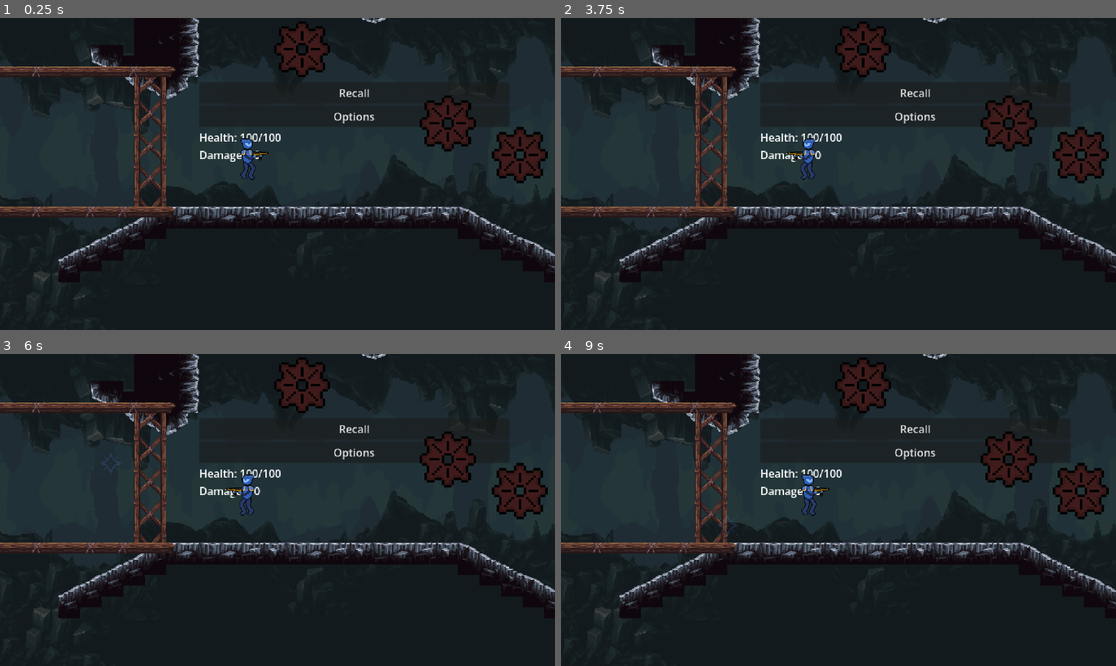
Above: before the commit, frames 1-4 (two rows, left to right).
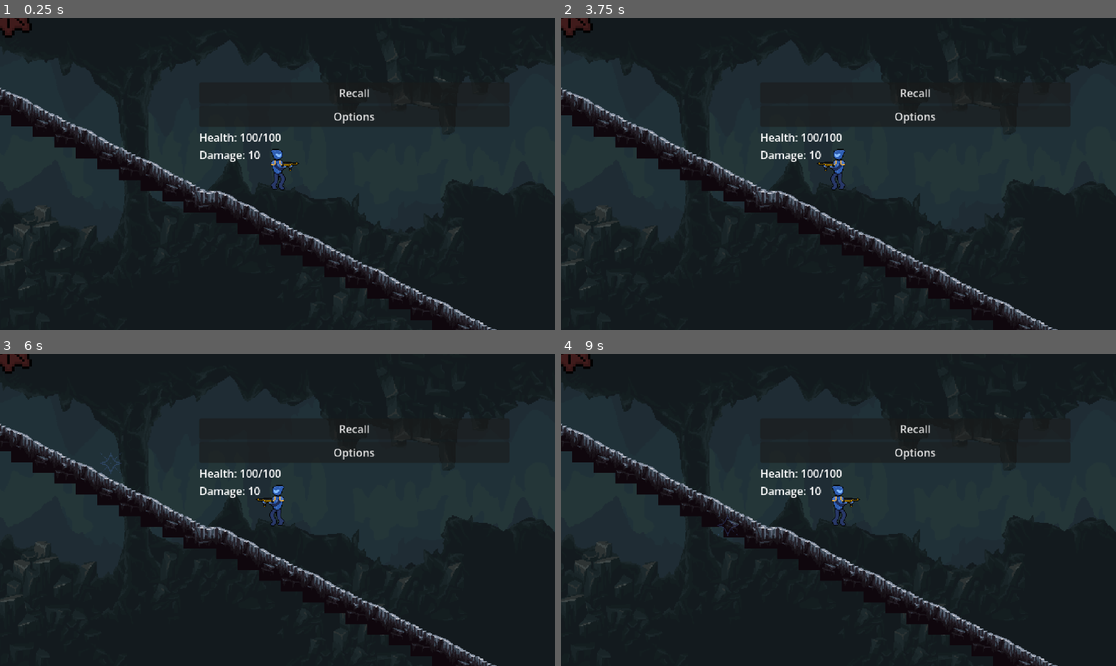
Above: after the commit, the same moments.

Repository: belskyj1985/Spark-2026-Micro-Internship-Game-Dev
Game: Godot game, scene res://game.tscn
Two runs of this game, one before a commit and one after it. Both use one fixed random seed, a clock stepped at 60 frames per second and the inputs below.
Inputs (mouse positions are in pixels of both pictures, inside the frame that each line leads up to):
- Up to frame 1 (0.25 s): no input
- Up to frame 2 (3.75 s): click "Recall" at 0.5 s; click "Options" at 1.25 s; move the mouse to (960, 158) at 2.02 s; hold W (up) 2.03-2.78 s; hold D (right) 2.03-3.53 s; move the mouse to (727, 189) at 2.77 s; right-click (727, 189) at 2.85 s; tap W (up) at 3.02, 3.05, 3.32 s; move the mouse to (894, 105) at 3.52 s; hold A (left) from 3.53 s (still down); hold W (up) from 3.53 s (still down); click (894, 105) at 3.6 s
- Up to frame 3 (6 s): move the mouse to (249, 572) at 4.27 s; release A (left) at 4.28 s; release W (up) at 4.28 s; hold D (right) 4.28-5.78 s; tap Shift (sprint) at 4.35 s; tap W (up) at 4.52, 4.55, 4.82 s; move the mouse to (444, 556) at 5.02 s; hold W (up) 5.03-5.78 s; move the mouse to (111, 463) at 5.77 s; hold A (left) from 5.78 s (still down); right-click (111, 463) at 5.85 s
- Up to frame 4 (9 s): tap W (up) at 6.02, 6.05, 6.32, 7.52, 7.55, 7.82 s; move the mouse to (866, 510) at 6.52 s; release A (left) at 6.53 s; hold D (right) 6.53-7.28 s; hold W (up) 6.53-7.28 s; click (866, 510) at 6.6 s; move the mouse to (755, 432) at 7.27 s; hold A (left) 7.28-8.78 s; tap Shift (sprint) at 7.35 s; move the mouse to (960, 494) at 8.02 s; hold W (up) 8.03-8.78 s; move the mouse to (727, 525) at 8.77 s; hold D (right) from 8.78 s (still down); right-click (727, 525) at 8.85 s

The runs differ from the first frame. In frame 1, 16% of the frame differs, in the area x 0-100%, y 0-100%; in frame 2, 16%; in frame 3, 16%; in frame 4, 16%.

Commit message:
Takes damage but no functional knockback yet

Diff:
--- a/game.tscn
+++ b/game.tscn
@@ -42,7 +42,6 @@
 texture = ExtResource("6_j5wjh")
 
 [node name="Pause Menu" parent="Camera2D" unique_id=1272794215 instance=ExtResource("8_j5wjh")]
-visible = true
 offset_left = -116.0
 offset_top = -136.0
 offset_right = -116.0
@@ -55,7 +54,7 @@
 tile_map_data = PackedByteArray("AAAAAAcAAAAYABcAAAABAAcAAAAZABcAAAAAAAgAAAAYABgAAAABAAgAAAAZABgAAAD//wcAAAA5AAEAAAD//w …(5904 unchanged characters)…
 
 [node name="player" parent="." unique_id=663432482 instance=ExtResource("2_e2o6t")]
-position = Vector2(104, 48)
+position = Vector2(907, 279)
 
 [node name="PhysicsGear" parent="." unique_id=1608124609 instance=ExtResource("7_eow3j")]
 position = Vector2(185, -122)
--- /dev/null
+++ b/physics_gear.gd
@@ -0,0 +1,16 @@
+extends RigidBody2D
+
+
+# Called when the node enters the scene tree for the first time.
+func _ready() -> void:
+	pass # Replace with function body.
+
+
+# Called every frame. 'delta' is the elapsed time since the previous frame.
+func _process(delta: float) -> void:
+	pass
+
+
+func _on_hitbox_body_entered(body: Node2D) -> void:
+	if body.is_in_group("player"):
+		body.take_damage(50, global_position)
--- a/physics_gear.tscn
+++ b/physics_gear.tscn
@@ -1,5 +1,6 @@
-[gd_scene load_steps=4 format=3 uid="uid://bvv7msmvsrl6n"]
+[gd_scene format=3 uid="uid://bvv7msmvsrl6n"]
 
+[ext_resource type="Script" uid="uid://bfkaou7noh7u0" path="res://physics_gear.gd" id="1_gvra2"]
 [ext_resource type="Texture2D" uid="uid://bpxdiarm3e3ts" path="res://GearV1.png" id="1_jhvtq"]
 
 [sub_resource type="CircleShape2D" id="CircleShape2D_ghy2i"]
@@ -8,21 +9,24 @@
 [sub_resource type="CircleShape2D" id="CircleShape2D_jhvtq"]
 radius = 41.484936
 
-[node name="PhysicsGear" type="RigidBody2D"]
+[node name="PhysicsGear" type="RigidBody2D" unique_id=91430702]
 collision_layer = 0
+script = ExtResource("1_gvra2")
 
-[node name="CollisionShape2D" type="CollisionShape2D" parent="."]
+[node name="CollisionShape2D" type="CollisionShape2D" parent="." unique_id=1045401944]
 shape = SubResource("CircleShape2D_ghy2i")
 
-[node name="Hitbox" type="Area2D" parent="."]
+[node name="Hitbox" type="Area2D" parent="." unique_id=535890465]
 collision_layer = 0
 collision_mask = 2
 
-[node name="CollisionShape2D" type="CollisionShape2D" parent="Hitbox"]
+[node name="CollisionShape2D" type="CollisionShape2D" parent="Hitbox" unique_id=1663036325]
 shape = SubResource("CircleShape2D_jhvtq")
 debug_color = Color(1, 0, 0.17254902, 0.41960785)
 
-[node name="Sprite2D" type="Sprite2D" parent="."]
+[node name="Sprite2D" type="Sprite2D" parent="." unique_id=132007630]
 position = Vector2(2.000001, 1.9999998)
 scale = Vector2(1.8085939, 1.8085939)
 texture = ExtResource("1_jhvtq")
+
+[connection signal="body_entered" from="Hitbox" to="." method="_on_hitbox_body_entered"]
--- a/player.gd
+++ b/player.gd
@@ -145,3 +145,19 @@
 		health = clamp(health - dmg, 0, max_health)
 		inv_timer.start()
 		velocity -= 200 * sign(bullet_offset.x)
+
+func take_damage(dmg: int, source_vel):
+	#flash red on hit
+	$AnimatedSprite2D.modulate = Color.RED
+	await get_tree().create_timer(0.1).timeout
+	$AnimatedSprite2D.modulate = Color.WHITE
+
+	#handle knockback DOESNT WORK YET
+	velocity += source_vel.normalized() * 1500
+
+	#handle health
+	print("took damage")
+	health -= dmg
+	if health <= 0:
+		print("dead")
+		get_tree().reload_current_scene()
--- a/player.tscn
+++ b/player.tscn
@@ -94,7 +94,7 @@
 &"walk": SubResource("Animation_sweqy")
 }
 
-[node name="player" type="CharacterBody2D" unique_id=1814147482]
+[node name="player" type="CharacterBody2D" unique_id=1814147482 groups=["player"]]
 collision_layer = 2
 floor_snap_length = 5.0
 script = ExtResource("1_4flbx")
Not shown, added: physics_gear.gd.uid
